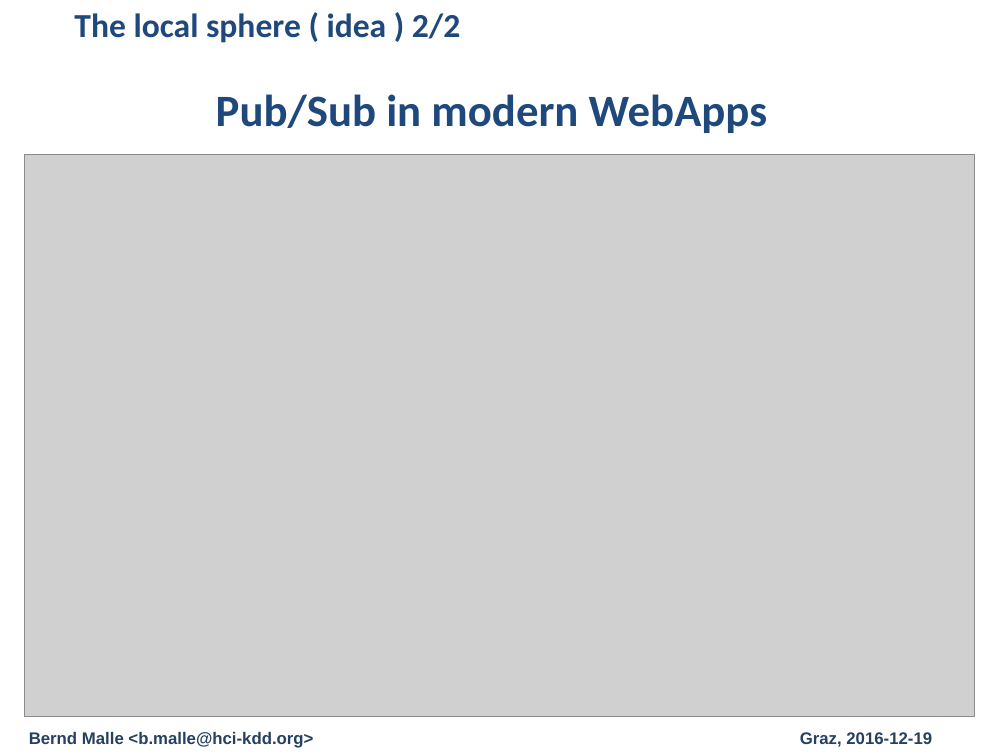
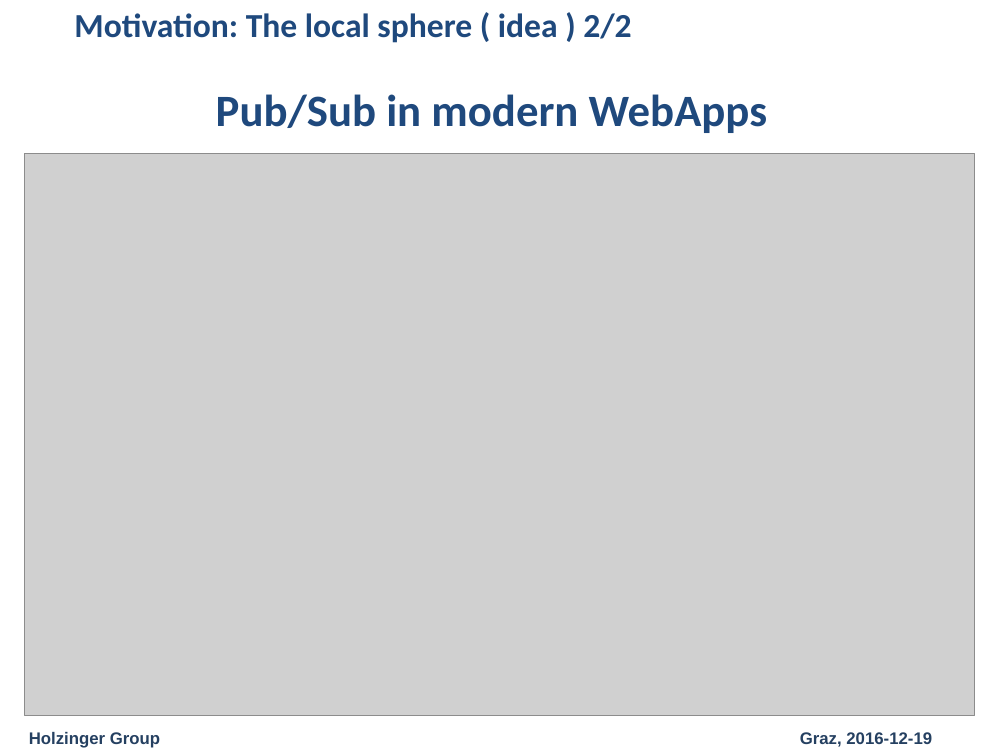
Before and after one commit to cassinius/phd-presentations, a slide deck: slide 4 of 2016/graph_recommender_presentation_20161219/Graph_Recommender_Presentation.pptx. Drawn at 1008x756 pixels with LibreOffice and Linux fonts; fonts in the diff are those of the drawing; grey boxes stand for pictures; background and template pictures are left out. Boxes give left, top, right and bottom in pixels: in the first picture for what was removed or moved away, otherwise in the second. Text is boxed around its words. In the diff, an @@ line names an element or a change of style, - is before the commit and + after.

```diff
--- a/2016/graph_recommender_presentation_20161219/Graph_Recommender_Presentation.pptx
+++ b/2016/graph_recommender_presentation_20161219/Graph_Recommender_Presentation.pptx
@@ text at [74, 13, 631, 43]: text changed @@
-The local sphere ( idea ) 2/2
+Motivation: The local sphere ( idea ) 2/2
@@ text at [29, 732, 160, 748]: text changed @@
-Bernd Malle <b.malle@hci-kdd.org>
+Holzinger Group
```
Also in this commit, not shown: 11 other slides changed, 2 slides added, 11 other files.
